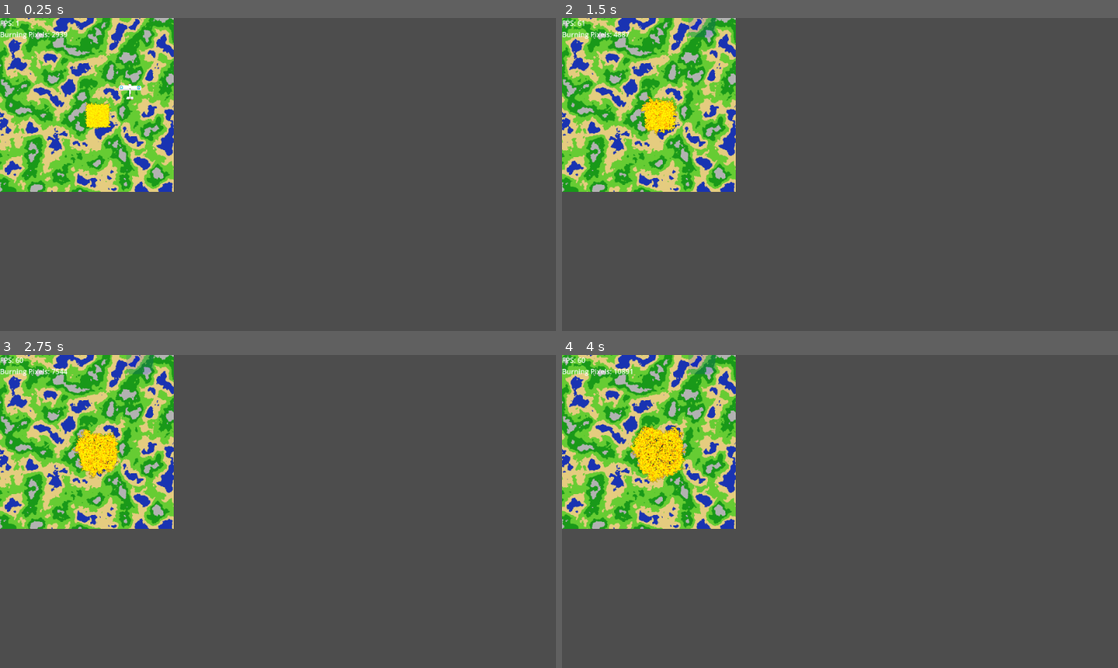
Above: before the commit, frames 1-4 (two rows, left to right).
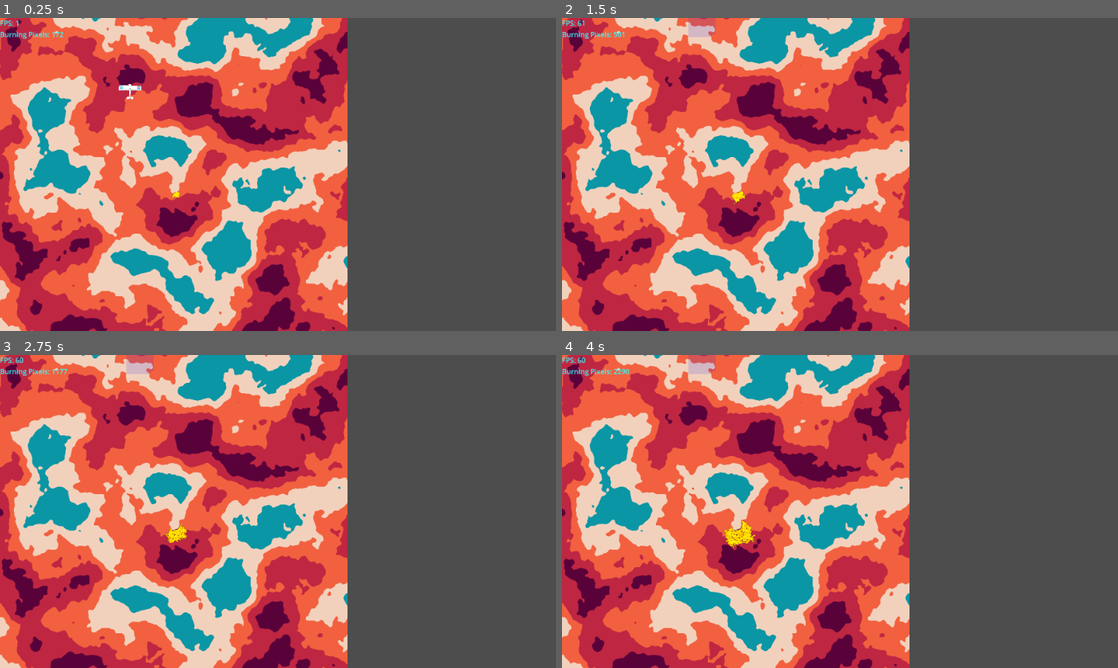
Above: after the commit, the same moments.

Repository: Levartar/2025-Brackeys-Game-Jam
Game: Godot game, scene res://scenes/game.tscn
The game is run twice, just before and just after one commit, with the same random seed, the same clock (stepped at 60 frames per second) and the same inputs.
Inputs:
- Up to frame 1 (0.25 s): no input
- Up to frame 2 (1.5 s): hold D (right) 0.53-1.28 s; tap Space (deploy) at 0.6, 1.35 s; hold A (left) from 1.28 s (still down)
- Up to frame 3 (2.75 s): release A (left) at 2.03 s; hold D (right) from 2.03 s (still down); tap Space (deploy) at 2.1 s
- Up to frame 4 (4 s): tap Space (deploy) at 2.85, 3.6 s; release D (right) at 3.53 s; hold A (left) from 3.53 s (still down)

The runs differ from the first frame. In frame 1, 62% of the frame differs, in the area x 0-63%, y 0-100%; in frame 2, 62%; in frame 3, 62%; in frame 4, 62%.

Commit message:
change color and map size

Diff:
--- a/scenes/earth_texture.gd
+++ b/scenes/earth_texture.gd
@@ -1,17 +1,19 @@
 extends TextureRect
 
-const TEX_SIZE := Vector2i(400, 400)
+const TEX_SIZE := Vector2i(800, 800)
 var seed: int = 0
 var noise := FastNoiseLite.new()
 var earth_img: Image
 var earth_tex: ImageTexture
 
 # Material colors
-const COLOR_MOUNTAIN = Color(0.7, 0.7, 0.7, 1.0)
-const COLOR_FOREST   = Color(0.1, 0.6, 0.1, 1.0)
-const COLOR_GRASS    = Color(0.4, 0.8, 0.2, 1.0)
-const COLOR_SAND     = Color(0.9, 0.8, 0.5, 1.0)
-const COLOR_RIVER    = Color(0.1, 0.2, 0.7, 1.0)
+const COLOR_MOUNTAIN = Color(0.35, 0.01, 0.23, 1.0)
+const COLOR_FOREST   = Color(0.75, 0.15, 0.26, 1.0)
+const COLOR_GRASS    = Color(0.95, 0.38, 0.25, 1.0)
+const COLOR_SAND     = Color(0.95, 0.82, 0.74, 1.0)
+const COLOR_RIVER    = Color(0.04, 0.59, 0.65, 1.0)
+#Color(0.04, 0.59, 0.65, 1.0)
+#Color(0.15, 0.06, 0.15, 1.0)
 
 func _ready():
   generate_map()
@@ -25,7 +27,7 @@
     seed = optional_seed
   noise.seed = seed
   noise.noise_type = FastNoiseLite.TYPE_SIMPLEX
-  noise.frequency = 0.01
+  noise.frequency = 0.003
 
   earth_img = Image.create(TEX_SIZE.x, TEX_SIZE.y, false, Image.FORMAT_RGBA8)
   for x in range(TEX_SIZE.x):
--- a/scenes/fire_starter.tscn
+++ b/scenes/fire_starter.tscn
@@ -7,7 +7,10 @@
 [sub_resource type="ShaderMaterial" id="ShaderMaterial_xncx1"]
 shader = ExtResource("2_i8saw")
 
-[sub_resource type="PlaceholderTexture2D" id="PlaceholderTexture2D_ek5vj"]
+[sub_resource type="FastNoiseLite" id="FastNoiseLite_xncx1"]
+
+[sub_resource type="NoiseTexture2D" id="NoiseTexture2D_wrvky"]
+noise = SubResource("FastNoiseLite_xncx1")
 
 [node name="Node2D" type="Node2D"]
 script = ExtResource("1_ek5vj")
@@ -28,7 +31,7 @@
 layout_mode = 0
 offset_right = 400.0
 offset_bottom = 400.0
-texture = SubResource("PlaceholderTexture2D_ek5vj")
+texture = SubResource("NoiseTexture2D_wrvky")
 script = ExtResource("3_xncx1")
 
 [node name="FireTexture" type="TextureRect" parent="Layers"]
@@ -46,5 +49,6 @@
 offset_bottom = 40.0
 
 [node name="Label" type="Label" parent="."]
+modulate = Color(0.20784314, 1, 1, 1)
 offset_right = 40.0
 offset_bottom = 23.0
--- a/scripts/fire_starter.gd
+++ b/scripts/fire_starter.gd
@@ -1,6 +1,6 @@
 extends Node2D
 
-const TEX_SIZE := Vector2i(400, 400)
+const TEX_SIZE := Vector2i(800, 800)
 
 @onready var earth_rect: TextureRect = $Layers/EarthTexture
 @onready var fire_rect: TextureRect = $Layers/FireTexture
@@ -35,14 +35,11 @@
 	fire_img = Image.create(TEX_SIZE.x, TEX_SIZE.y, false, Image.FORMAT_RGBA8)
 	water_img = Image.create(TEX_SIZE.x, TEX_SIZE.y, false, Image.FORMAT_RGBA8)
 
-	# Fill earth with forest (green) and grass (light green) randomly
-	for x in TEX_SIZE.x:
-		for y in TEX_SIZE.y:
-			#var is_forest = randf() < 0.5
-			#var color = Color(0.1, 0.6, 0.1, 1.0) if is_forest else Color(0.4, 0.8, 0.2, 1.0)
-			#earth_img.set_pixel(x, y, color)
-			fire_img.set_pixel(x, y, Color(0, 0, 0, 0))
-			water_img.set_pixel(x, y, Color(0, 0, 0, 0))
+	# Clear images
+	#for x in TEX_SIZE.x:
+	#	for y in TEX_SIZE.y:
+	#		fire_img.set_pixel(x, y, Color(0, 0, 0, 0))
+	#		water_img.set_pixel(x, y, Color(0, 0, 0, 0))
 
 	# Copy earth image from EarthTexture node
 	var earth_node = earth_rect
@@ -65,7 +62,7 @@
 	fire_rect.texture = fire_tex
 	water_rect.texture = water_tex
 
-	ignite_area(Rect2i(Vector2i(TEX_SIZE.x/2, TEX_SIZE.y/2), Vector2i(50, 50)))
+	ignite_area(Rect2i(Vector2i(TEX_SIZE.x/2, TEX_SIZE.y/2), Vector2i(10, 10)))
 
 
 func throw_water(rect: Rect2i):
@@ -107,7 +104,10 @@
 			# Extinguish if water or ash present
 			var water_val = water_img.get_pixel(bx, by)
 			var earth_val = earth_img.get_pixel(bx, by)
-			if water_val.b > 0.5 or is_equal_approx(earth_val.r, 0.2): # ash or wet
+			# Remove if earth material is ash, sand, or river, or if water is present
+			if water_val.b > 0.5 \
+				or earth_val.r <=0.4\
+				or earth_val.b >=0.6:
 				fire_img.set_pixel(bx, by, alpha_col)
 				to_remove.append(pos)
 				continue
@@ -119,14 +119,14 @@
 				earth_img.set_pixel(bx, by, ash_col)
 				to_remove.append(pos)
 			else:
-				if int(fire_val.g * 2) != int((fire_val.g + delta) * 2): # triggers every 0.33s
+				if int(fire_val.g * 2) != int((fire_val.g + delta) * 2): # triggers every 0.5s
 					ignite_random_neighbor(Vector2i(bx, by), to_ignite)
 				fire_img.set_pixel(bx, by, Color(fire_val.r, fire_val.g, fire_val.b, fire_val.a))
 		else:
 			to_remove.append(pos)
 	# Ignite new fires
 	for pos in to_ignite:
-		fire_img.set_pixel(pos.x, pos.y, Color(1, 10.0, 0, 1))
+		fire_img.set_pixel(pos.x, pos.y, Color(1, 1, 0, 1))
 		burning_pixels[pos] = true
 	# Remove extinguished or burned out pixels
 	for pos in to_remove:
Not shown: 1 places in scenes/fire_starter.tscn that only renumber resources
